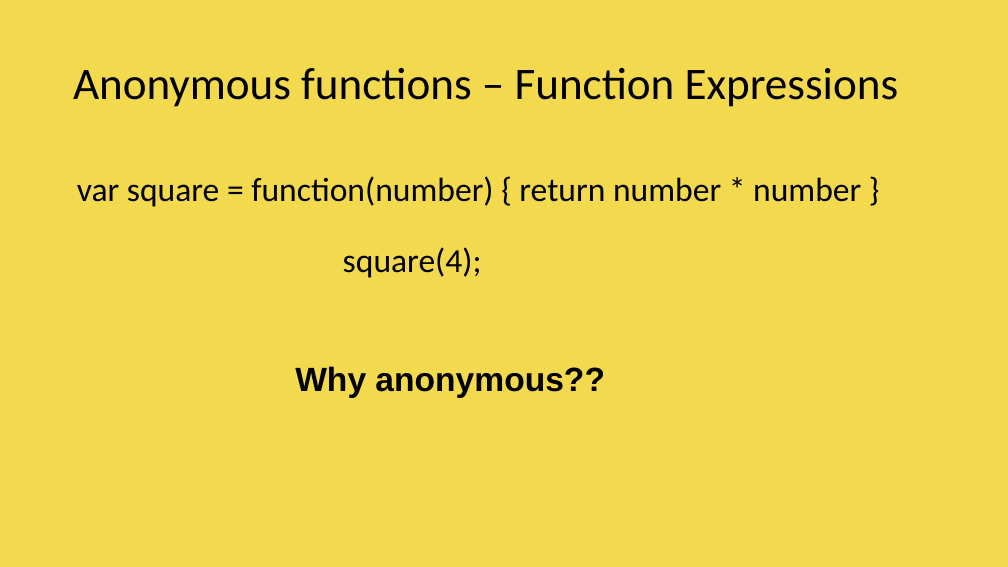
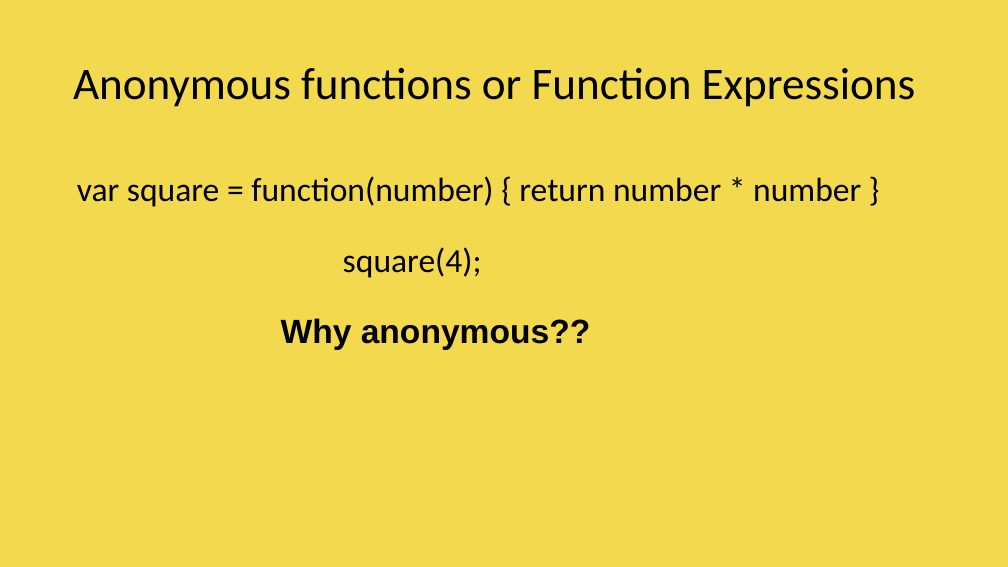
Before and after one commit to vishwanantha/javascript-101, a slide deck: slide 39 of ppt/001 - DataTypes.pptx (slide 37 before the commit). Drawn at 1008x567 pixels with LibreOffice and Linux fonts; fonts in the diff are those of the drawing. Boxes give left, top, right and bottom in pixels: in the first picture for what was removed or moved away, otherwise in the second. Text is boxed around its words. In the diff, an @@ line names an element or a change of style, - is before the commit and + after.

```diff
--- a/ppt/001 - DataTypes.pptx
+++ b/ppt/001 - DataTypes.pptx
@@ title at (73,68,916,107): text changed @@
-Anonymous functions – Function Expressions
+Anonymous functions or Function Expressions
@@ text "Why anonymous??": place and size @@
-text "Why anonymous??" at (295,366,605,398)
+text "Why anonymous??" at (281,318,591,350)
```
Also in this commit, not shown: 6 other slides changed, 7 slides added, 1 other file.
